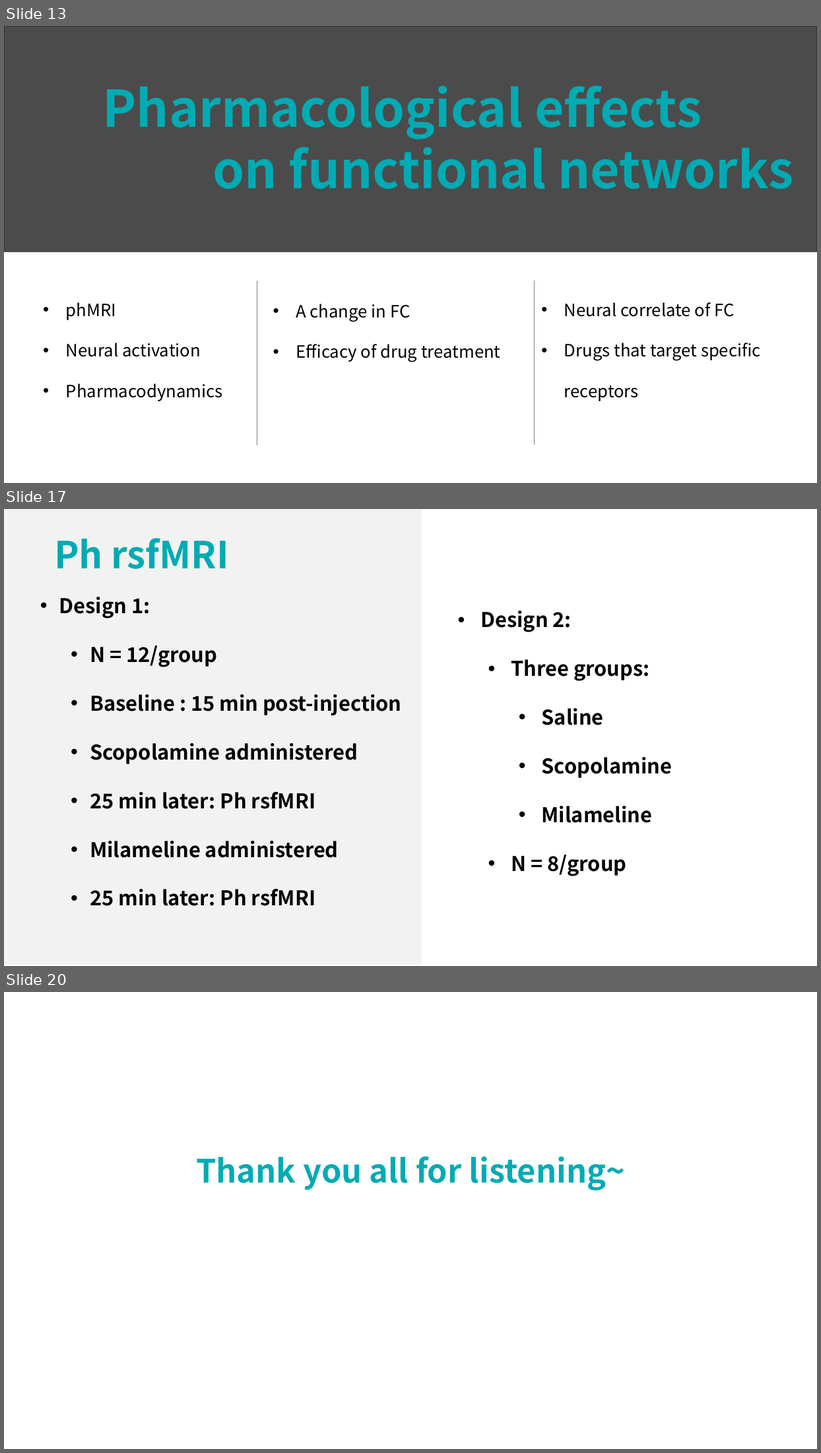
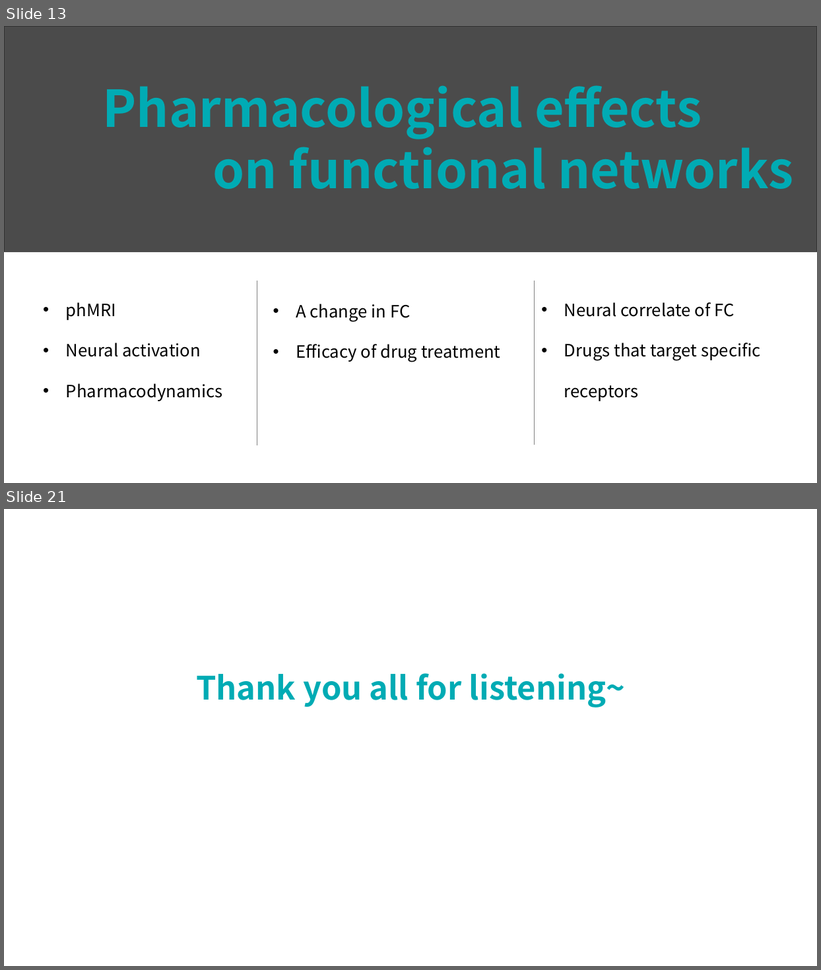
Before and after one commit to lsyoath/sheepy, a slide deck: Papers/啮齿类功能网络及扰动.pptx. Shown one above the other, each under a label of ours: slides 13, 17 and 20 before the commit, slides 13 and 21 after it; the slides between them are not shown. The pictures are 821x1453 and 821x970 pixels, drawn with LibreOffice and Linux fonts; fonts in the diff are those of the drawing; grey boxes stand for pictures. Boxes give left, top, right and bottom in pixels: in the first picture for what was removed or moved away, otherwise in the second. Text is boxed around its words. In the diff, an @@ line names an element or a change of style, - is before the commit and + after.

```diff
--- a/Papers/啮齿类功能网络及扰动.pptx
+++ b/Papers/啮齿类功能网络及扰动.pptx
@@ slide 17 removed at (4, 509, 817, 966), background #FFFFFF @@
@@ rectangle removed at (4, 509, 422, 965) @@
@@ text removed at (54, 538, 229, 569) @@
-Ph rsfMRI
@@ text removed at (59, 597, 401, 906) @@
-• Design 1:
-  • N = 12/group
-  • Baseline : 15 min post-injection
-  • Scopolamine administered
-  • 25 min later: Ph rsfMRI
-  • Milameline administered
-  • 25 min later: Ph rsfMRI
@@ text removed at (481, 611, 673, 877) @@
-• Design 2:
-  • Three groups:
-    • Saline
-    • Scopolamine
-    • Milameline
-  • N = 8/group
@@ what was slide 20 is now slide 21 @@
```
Also in this commit, not shown: 3 slides changed, 6 slides added, 4 other slides removed.
